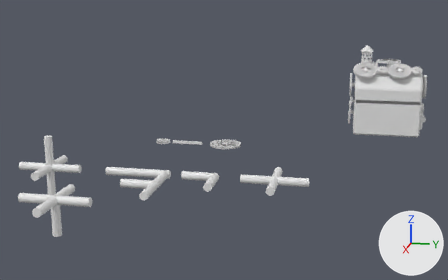
Two versions of the Blender file treasure_cheast_sonny_donaldson_01.blend, one commit apart.
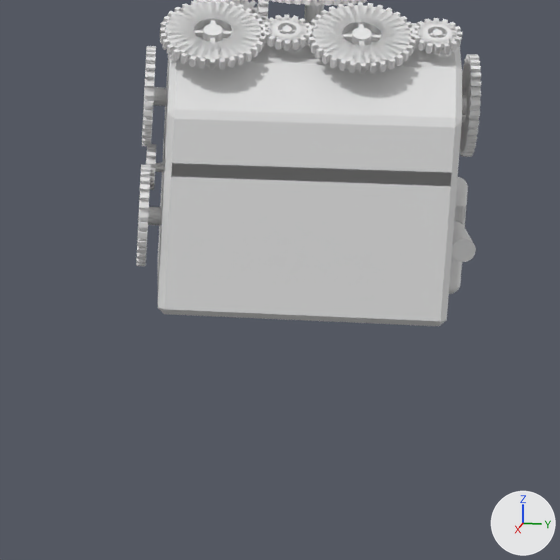
Old and new are each drawn whole from a camera (50 mm lens) standing at (17.31, -1.86, 5.48) and looking at (-5.04, -6.33, -0.11) and again close up on the part from 71% to 99% of the width and 22% to 68% of the height. Lighting does not change. The marker at lower right points along +X, +Y and +Z. The last two pictures show the newer version.

Before the edit, the objects in view are built like this:
```python
me_cylinder_020 = bpy.data.meshes.new('Cylinder.020')
me_cylinder_020.from_pydata(...)  # 533 vertices, 307 faces; spans x -5.5..5.5, y -5.5..5.5, z -0.67..1.01
me_cylinder_021 = bpy.data.meshes.new('Cylinder.021')
me_cylinder_021.from_pydata(...)  # a 32-sided cylinder along z spanning x -1.0..1.0, y -1.0..1.0, z -1.11..1.0; a 32-sided cylinder along x spanning x 0.03..1.8, y -1.0..1.0, z -0.13..0.13
me_cylinder_027 = bpy.data.meshes.new('Cylinder.027')
me_cylinder_027.from_pydata(...)  # 480 vertices, 450 faces; spans x -1.0..3.52, y -1.0..1.0, z -0.13..0.47
ob_cylinder_001 = bpy.data.objects.new('Cylinder.001', me_cylinder_020)
ob_cylinder_001.location = (-12.297, -1.597, -0.255)
ob_cylinder_001.rotation_euler = (1.571, 0.0, 0.0)  # degrees (90, 0, 0)
ob_cylinder_001.scale = (0.1, 0.1, 0.15)
ob_cylinder_029 = bpy.data.objects.new('Cylinder.029', me_cylinder_021)
ob_cylinder_029.location = (-13.416, 1.667, -0.507)
ob_cylinder_029.rotation_euler = (1.571, 0.0, -1.571)  # degrees (90, 0, -90)
ob_cylinder_029.scale = (0.125, 0.125, 1.0)
ob_cylinder_032 = bpy.data.objects.new('Cylinder.032', me_cylinder_027)
ob_cylinder_032.location = (-13.416, 1.667, -1.105)
ob_cylinder_032.rotation_euler = (1.571, 1.571, 0.0)  # degrees (90, 90, 0)
ob_cylinder_032.scale = (-0.125, 0.125, 1.0)
# also in view: 'Cylinder.003' at (-12.29, -0.3, 1.78); 'lid.002' at (-13.06, 0.0, 1.53); 'Cube.002' at (-12.24, -1.07, 1.75); 'Cylinder.004' at (-13.08, 1.63, 0.94); 'lid.001' at (-13.06, 0.0, -0.42)
```
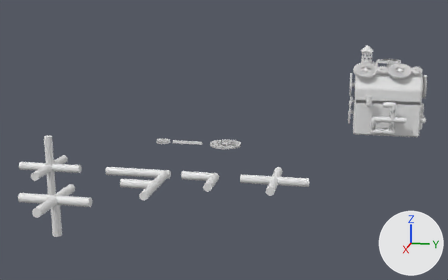
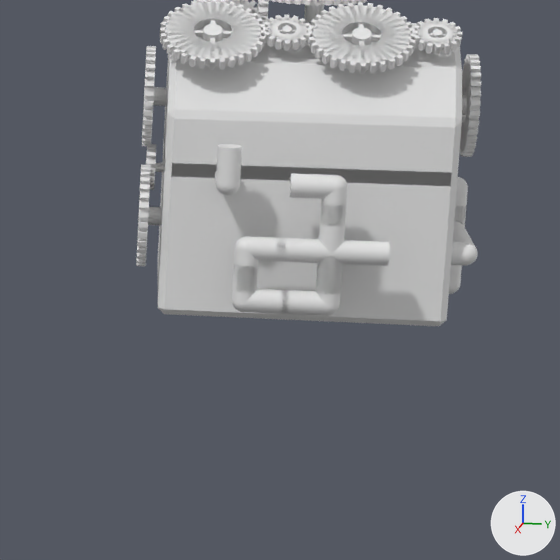
Commit message: added more pipes

Location of each change, (x1, y1, x2, y2) in pixels of the close-ups (560 x 560 px):
'Cylinder.034', added
    after: (276, 203, 390, 294)
'Cylinder.036', added
    after: (281, 256, 342, 316)
'Cylinder.038', added
    after: (290, 173, 347, 226)
'Cylinder.037', added
    after: (232, 236, 286, 293)
'Cylinder.035', added
    after: (232, 264, 289, 314)
'Cylinder.039', added
    after: (215, 144, 242, 195)
'Cylinder.033', added
    after: (451, 239, 478, 266)

Edits to the bpy script that builds the scene:
```text
Add me_cylinder_039:
    me_cylinder_039.from_pydata(...)  # 480 vertices, 450 faces; spans x -1.0..3.59, y -1.0..1.0, z -0.13..0.39
Add me_cylinder_034:
    me_cylinder_034.from_pydata(...)  # 480 vertices, 450 faces; spans x -1.0..3.72, y -1.0..1.0, z -0.13..0.54
Add me_cylinder_030:
    me_cylinder_030.from_pydata(...)  # 196 vertices, 103 faces, 1 loose edge; spans x -4.64..4.41, y -4.26..1.0, z -0.43..0.51
Add ob_cylinder_039:
    ob_cylinder_039 = bpy.data.objects.new('Cylinder.039', me_cylinder_039)
    ob_cylinder_039.location = (-11.38, -0.853, 0.299)
    ob_cylinder_039.rotation_euler = (0.0, 0.0, 3.142)  # degrees (0, 0, 180)
    ob_cylinder_039.scale = (0.125, 0.125, 1.0)
Add ob_cylinder_038:
    ob_cylinder_038 = bpy.data.objects.new('Cylinder.038', me_cylinder_039.copy())
    ob_cylinder_038.location = (-11.38, 0.23, 0.299)
    ob_cylinder_038.rotation_euler = (0.0, 3.142, 1.571)  # degrees (0, 180, 90)
    ob_cylinder_038.scale = (0.125, 0.125, 1.0)
Add ob_cylinder_037:
    ob_cylinder_037 = bpy.data.objects.new('Cylinder.037', me_cylinder_039.copy())
    ob_cylinder_037.location = (-11.38, -0.622, -0.386)
    ob_cylinder_037.rotation_euler = (0.0, 1.571, 1.571)  # degrees (0, 90, 90)
    ob_cylinder_037.scale = (0.125, 0.125, 1.0)
Add ob_cylinder_036:
    ob_cylinder_036 = bpy.data.objects.new('Cylinder.036', me_cylinder_034)
    ob_cylinder_036.location = (-11.38, 0.23, -0.944)
    ob_cylinder_036.rotation_euler = (0.0, 0.0, -1.571)  # degrees (0, 0, -90)
    ob_cylinder_036.scale = (0.125, 0.125, 1.0)
Add ob_cylinder_035:
    ob_cylinder_035 = bpy.data.objects.new('Cylinder.035', me_cylinder_039.copy())
    ob_cylinder_035.location = (-11.38, -0.622, -0.944)
    ob_cylinder_035.rotation_euler = (0.0, 0.0, 1.571)  # degrees (0, 0, 90)
    ob_cylinder_035.scale = (0.125, 0.125, 1.0)
Add ob_cylinder_034:
    ob_cylinder_034 = bpy.data.objects.new('Cylinder.034', me_cylinder_030)
    ob_cylinder_034.location = (-11.38, 0.23, -0.386)
    ob_cylinder_034.rotation_euler = (0.0, 0.0, -1.571)  # degrees (0, 0, -90)
    ob_cylinder_034.scale = (0.125, 0.125, 1.0)
Add ob_cylinder_033:
    ob_cylinder_033 = bpy.data.objects.new('Cylinder.033', me_cylinder_027.copy())  # the mesh of ob_cylinder_032
    ob_cylinder_033.location = (-12.141, 1.667, -0.507)
    ob_cylinder_033.rotation_euler = (1.571, 3.142, 0.0)  # degrees (90, 180, 0)
    ob_cylinder_033.scale = (0.125, 0.125, 1.0)
```
